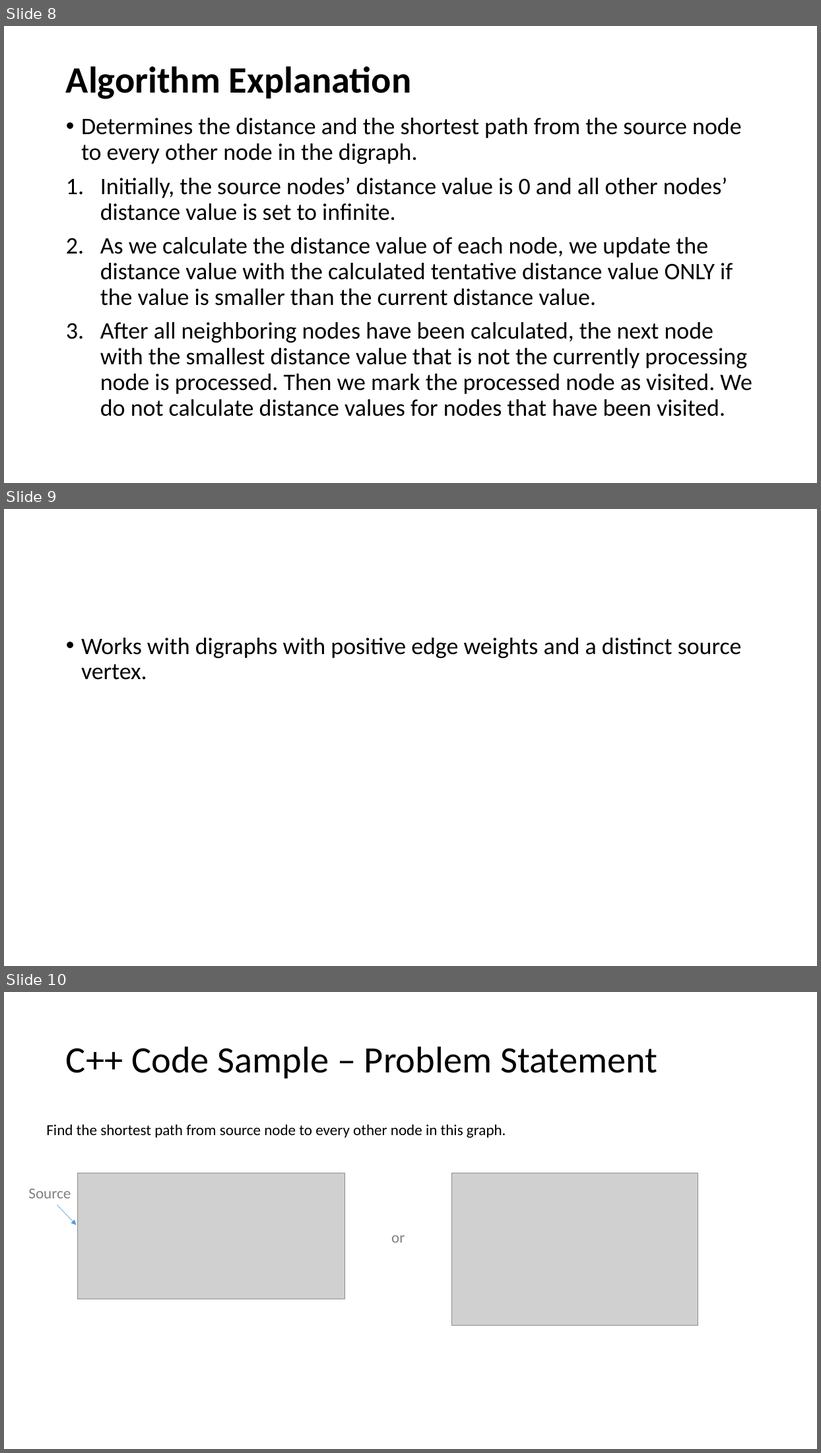
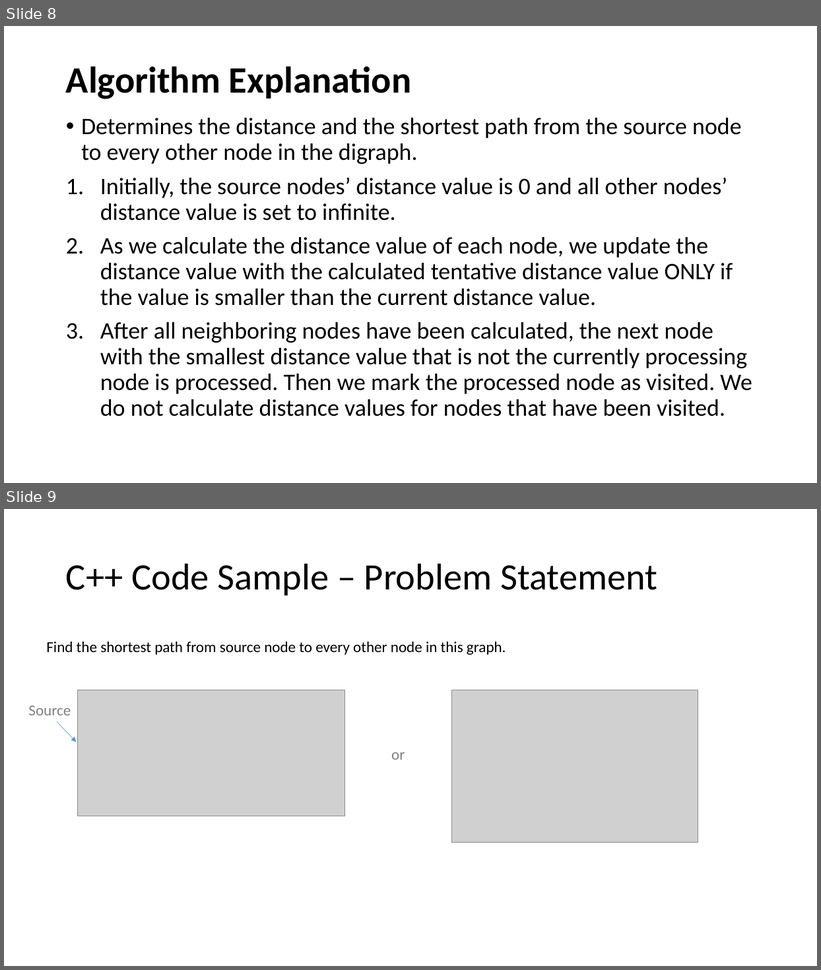
Before and after one commit to belavina/Assignment3_DSA, a slide deck: Assignment3_DSA.pptx. Shown one above the other, each under a label of ours: slides 8, 9 and 10 before the commit, slides 8 and 9 after it. The pictures are 821x1453 and 821x970 pixels, drawn with LibreOffice and Linux fonts; fonts in the diff are those of the drawing; grey boxes stand for pictures. Boxes give left, top, right and bottom in pixels: in the first picture for what was removed or moved away, otherwise in the second. Text is boxed around its words. In the diff, an @@ line names an element or a change of style, - is before the commit and + after.

```diff
--- a/Assignment3_DSA.pptx
+++ b/Assignment3_DSA.pptx
@@ slide 9 removed at (4, 509, 817, 966), background #FFFFFF @@
@@ text removed at (81, 638, 742, 680) @@
-• Works with digraphs with positive edge weights and a distinct source vertex.
@@ what was slide 10 is now slide 9 @@
```
Also in this commit, not shown: 1 slide changed, 2 slides added, 2 other slides removed.
